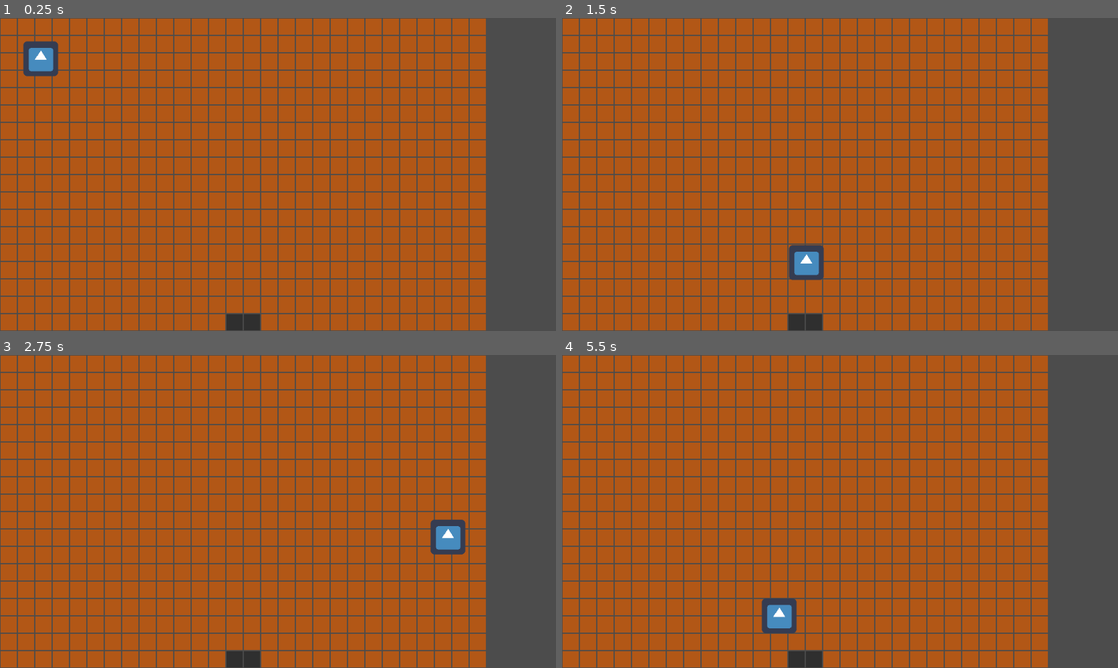
Above: before the commit, frames 1-4 (two rows, left to right).
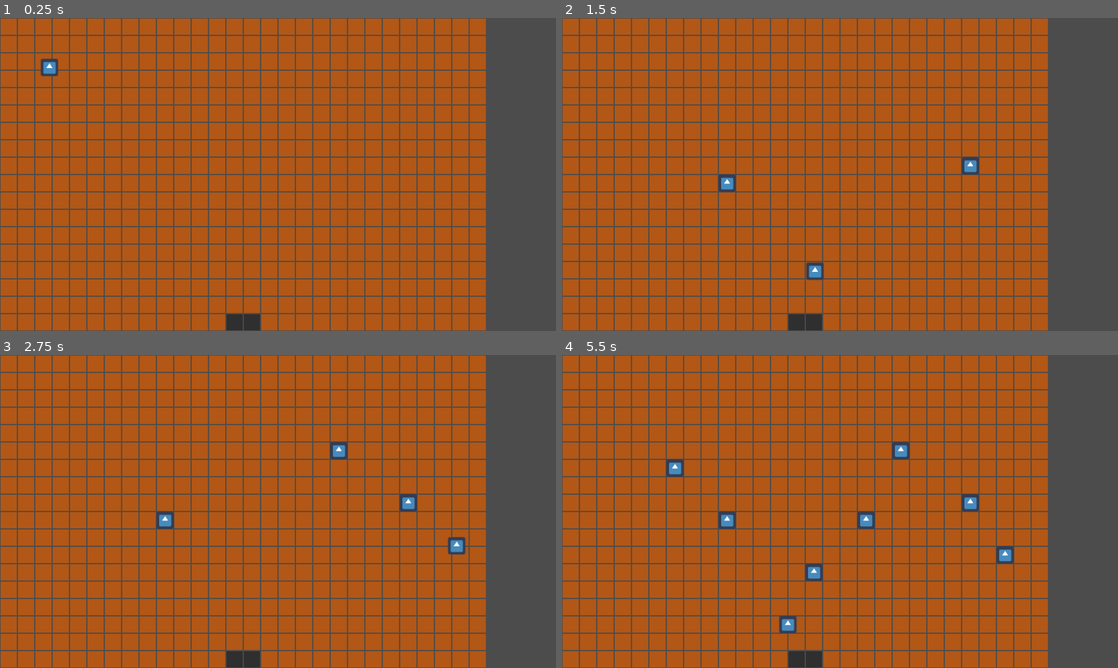
Above: after the commit, the same moments.

Repository: meghprkh/paint-wars
Game: Godot game, scene res://world.tscn
The game is run twice, just before and just after one commit, with the same random seed, the same clock (stepped at 60 frames per second) and the same inputs. The engine's default icon, where the game draws it, is replaced by a stand-in: a white triangle on a blue panel in a dark square.
Inputs (mouse positions are in pixels of both pictures, inside the frame that each line leads up to):
- Up to frame 1 (0.25 s): no input
- Up to frame 2 (1.5 s): move the mouse to (962, 158) at 0.52 s; click (962, 158) at 0.67 s; move the mouse to (728, 190) at 1.27 s; click (728, 190) at 1.42 s
- Up to frame 3 (2.75 s): move the mouse to (333, 442) at 2.02 s; click (333, 442) at 2.17 s
- Up to frame 4 (5.5 s): move the mouse to (812, 574) at 2.77 s; click (812, 574) at 2.92 s; move the mouse to (1006, 558) at 3.52 s; click (1006, 558) at 3.67 s; move the mouse to (673, 464) at 4.27 s; click (673, 464) at 4.42 s; move the mouse to (867, 511) at 5.02 s; click (867, 511) at 5.17 s

The runs differ from the first frame. In frame 1, 0.6% of the frame differs, in the area x 4-11%, y 7-19%; in frame 2, 1.0%; in frame 3, 1.1%; in frame 4, 1.8%, in the area x 18-82%, y 27-89%.

Commit message:
Add pump adding logic

Diff:
--- a/grid.gd
+++ b/grid.gd
@@ -1,9 +1,6 @@
 extends Node2D
 
-
-func _ready():
-	pass  # Replace with function body.
-
+onready var pump_scene = preload("res://objects/pump.tscn")
 
 func _input(event):
 	# Mouse in viewport coordinates.
@@ -13,4 +10,10 @@
 	clicked_at = clicked_at.floor()
 	if clicked_at.x > C.GRID_COLS or clicked_at.y > C.GRID_ROWS:
 		return
-	print(clicked_at)
+	add_pump(clicked_at)
+
+func add_pump(position):
+	var pump = pump_scene.instance()
+	pump.global_position = position * C.CELL_SIZE + self.global_position
+	$blocks.add_child(pump)
+	print("Added pump at ", position)
--- a/grid.tscn
+++ b/grid.tscn
@@ -12,3 +12,5 @@
 cell_custom_transform = Transform2D( 32, 0, 0, 32, 0, 0 )
 format = 1
 tile_data = PoolIntArray( 0, 0, 0, 1, 0, 0, 2, 0, 0, 3, 0, 0, 4, 0, 0, 5, 0, 0, 6, 0, 0, 7, 0, 0, 8, 0, 0, 9, 0, 0, 10, …(6869 unchanged characters)…
+
+[node name="blocks" type="Node2D" parent="."]
--- a/objects/pump.tscn
+++ b/objects/pump.tscn
@@ -5,4 +5,6 @@
 [node name="pump" type="Node2D"]
 
 [node name="sprite" type="Sprite" parent="."]
+position = Vector2( 16, 16 )
+scale = Vector2( 0.5, 0.5 )
 texture = ExtResource( 1 )
